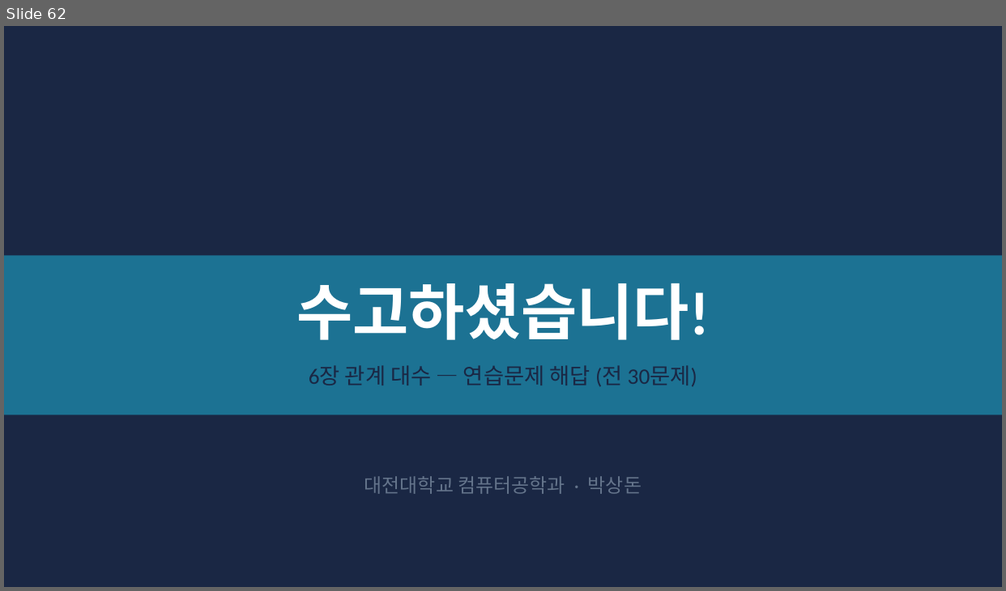
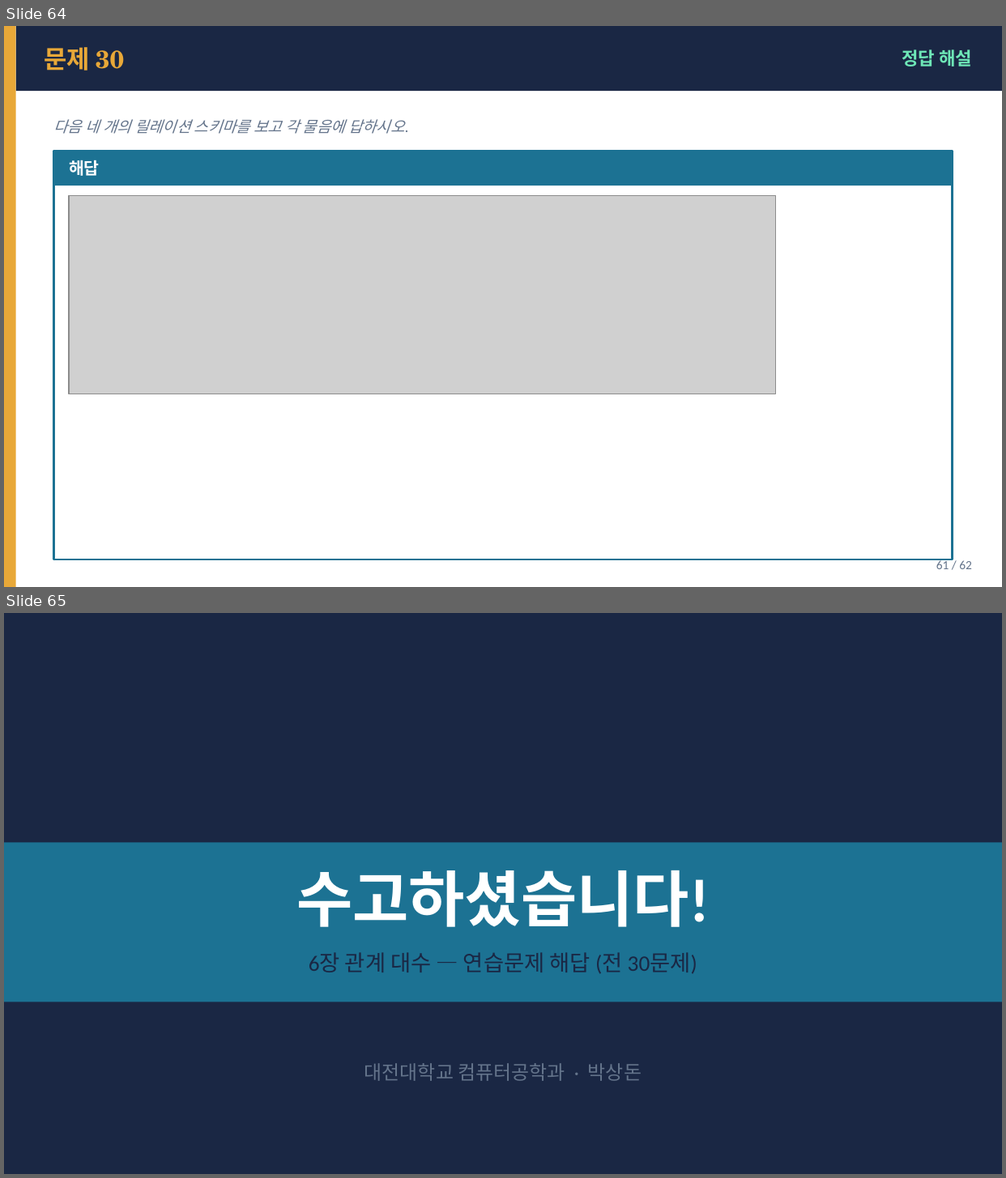
Before and after one commit to Sangdon-Park/Sangdon-Park.github.io, a slide deck: data/DB시스템/6장_연습문제_문제_정답.pptx. Shown one above the other, each under a label of ours: slide 62 before the commit, slides 64 and 65 after it. The pictures are 1006x591 and 1006x1178 pixels, drawn with LibreOffice and Linux fonts; fonts in the diff are those of the drawing; grey boxes stand for pictures. Boxes give left, top, right and bottom in pixels: in the first picture for what was removed or moved away, otherwise in the second. Text is boxed around its words. In the diff, an @@ line names an element or a change of style, - is before the commit and + after.

```diff
--- a/data/DB시스템/6장_연습문제_문제_정답.pptx
+++ b/data/DB시스템/6장_연습문제_문제_정답.pptx
@@ slide 64 added at (4, 26, 1002, 587), background #FFFFFF @@
@@ rectangle added at (4, 26, 16, 587), fill #E8A838 @@
@@ rectangle added at (16, 26, 1002, 91), fill #1A2744 @@
@@ text added at (44, 47, 124, 71), 18 pt, text #E8A838, bold @@
+문제 30
@@ text added at (901, 49, 972, 66), 13 pt, text #6EE7B7, bold @@
+정답 해설
@@ text added at (54, 119, 404, 134), 11 pt, text #64748B, italic @@
+다음 네 개의 릴레이션 스키마를 보고 각 물음에 답하시오.
@@ rectangle added at (54, 151, 952, 560), fill #FFFFFF, outline #1C7293 1.5 pt @@
@@ rectangle added at (54, 151, 952, 186), fill #1C7293 @@
@@ text added at (69, 160, 100, 176), 12 pt, text #FFFFFF, bold @@
+해답
@@ picture added at (69, 195, 775, 395) @@
@@ text added at (936, 559, 972, 570), 9 pt, text #64748B @@
+61 / 62
@@ what was slide 62 is now slide 65 @@
```
Also in this commit, not shown: 10 slides changed, 2 other slides added, 4 other files.
